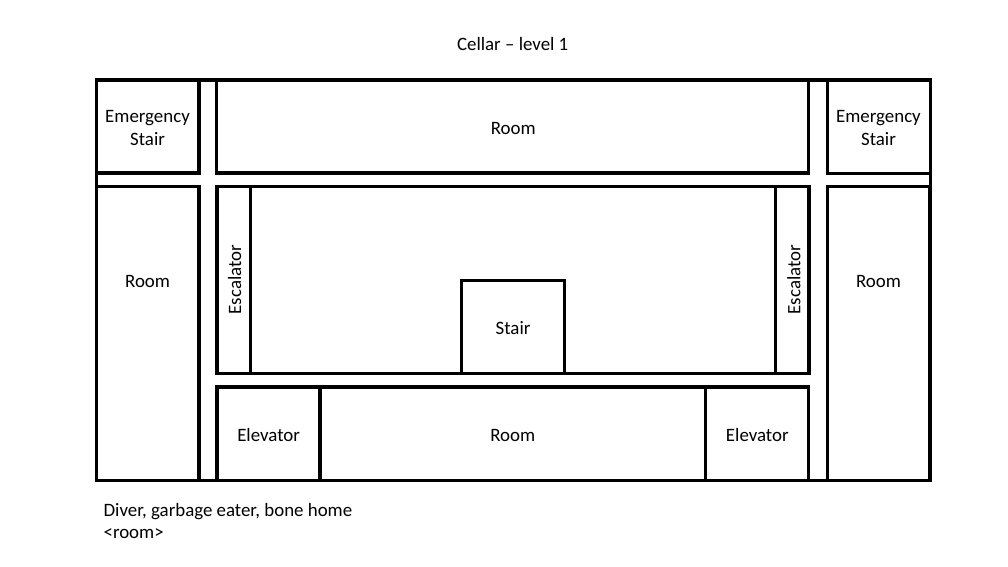
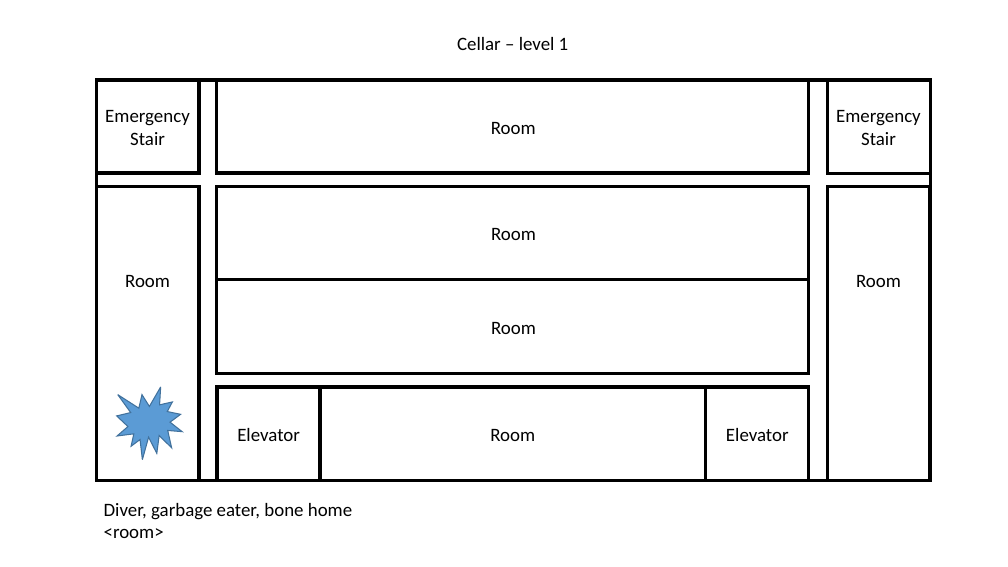
Before and after one commit to ChristophSchauer/RPG-Ratten, a slide deck: slide 1 of Building/template_floors.ppt. Drawn at 1008x567 pixels with LibreOffice and Linux fonts; fonts in the diff are those of the drawing. Boxes give left, top, right and bottom in pixels: in the first picture for what was removed or moved away, otherwise in the second. Text is boxed around its words. In the diff, an @@ line names an element or a change of style, - is before the commit and + after.

```diff
--- a/Building/template_floors.ppt
+++ b/Building/template_floors.ppt
@@ rectangle added at [216,187,808,280], outline #000000 3 pt @@
@@ rectangle removed at [217,187,250,374] @@
@@ rectangle removed at [775,187,809,374] @@
@@ text added at [491,228,536,240], 18 pt, text #000000 @@
+Room
@@ text removed at [223,251,246,312] @@
-Escalator
@@ text removed at [782,251,805,312] @@
-Escalator
@@ rectangle removed at [461,280,564,373] @@
@@ text added at [491,322,536,334], 18 pt, text #000000 @@
+Room
@@ text removed at [496,321,531,334] @@
-Stair
@@ irregular seal added at [116,387,182,459], fill #5B9BD5, outline #41719C 0.99 pt @@
```
Also in this commit, not shown: 1 other slide changed.
